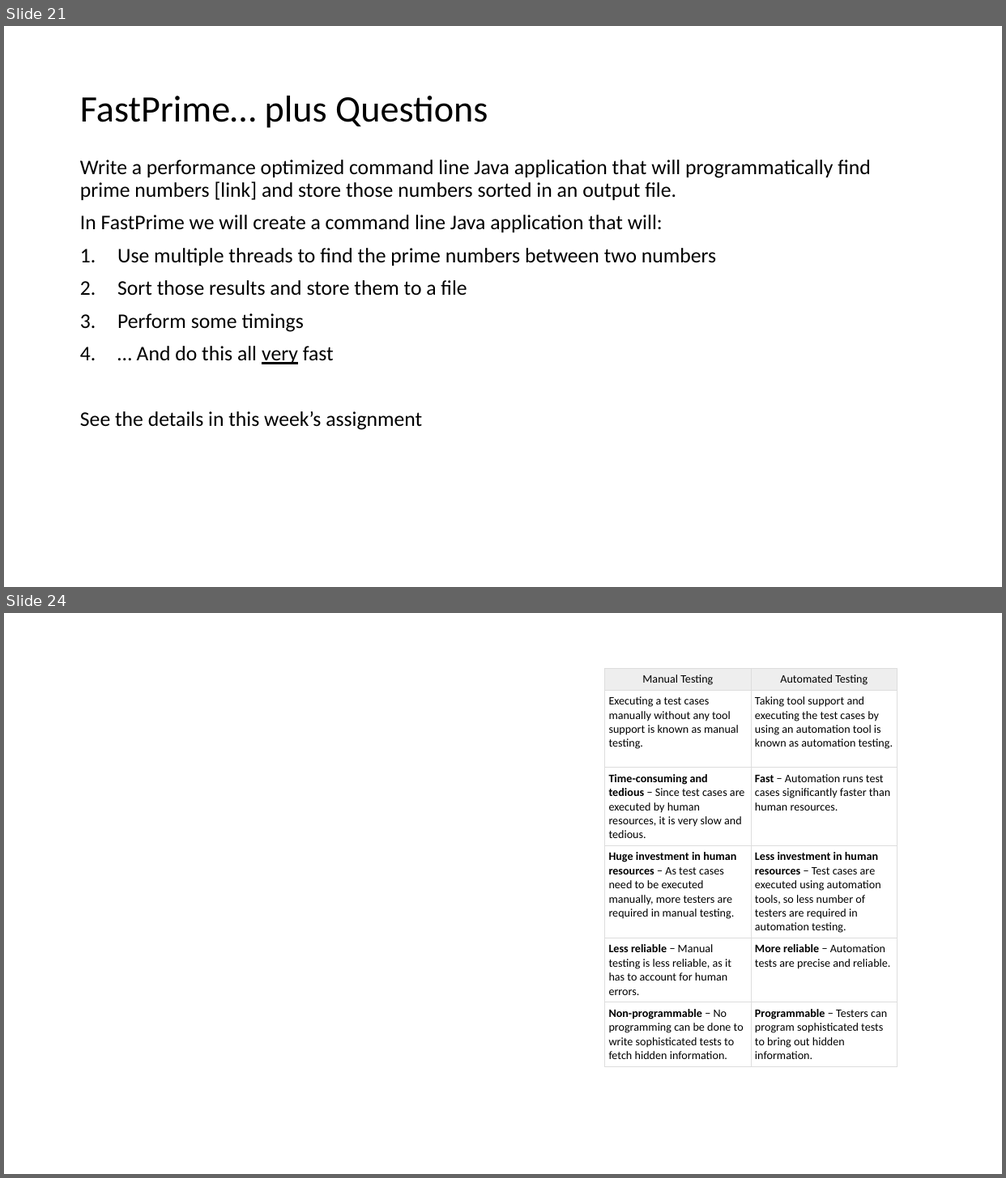
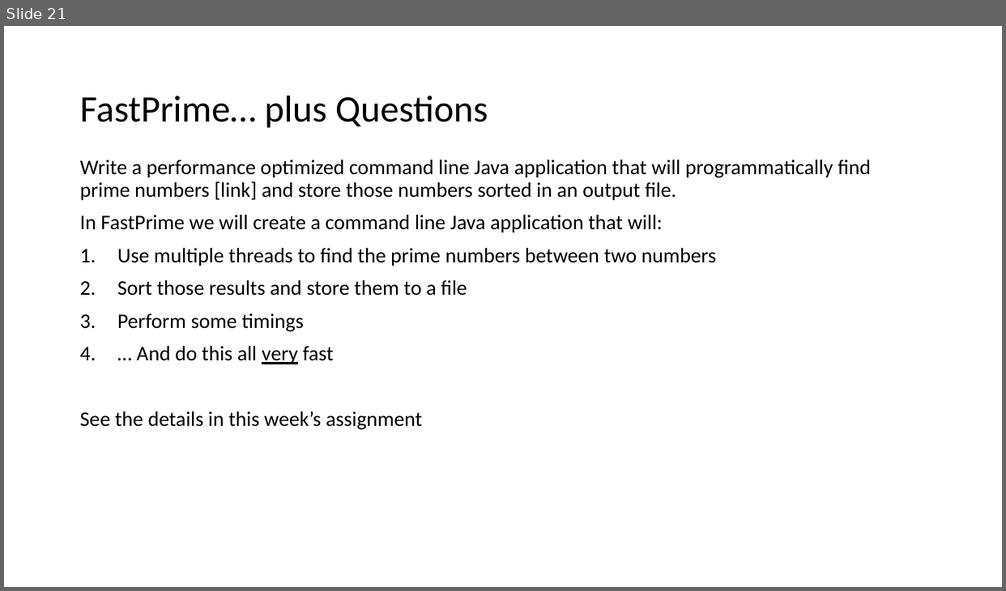
Before and after one commit to EricJPogue/www-epogue-info, a slide deck: CPSC-24500/Week05/2017SpringW05Slides.pptx. Shown one above the other, each under a label of ours: slides 21 and 24 before the commit, slide 21 after it; the slides between them are not shown. The pictures are 1006x1178 and 1006x591 pixels, drawn with LibreOffice and Linux fonts; fonts in the diff are those of the drawing. Boxes give left, top, right and bottom in pixels: in the first picture for what was removed or moved away, otherwise in the second. Text is boxed around its words. In the diff, an @@ line names an element or a change of style, - is before the commit and + after.

```diff
--- a/CPSC-24500/Week05/2017SpringW05Slides.pptx
+++ b/CPSC-24500/Week05/2017SpringW05Slides.pptx
@@ slide 24 removed at (4, 613, 1002, 1174), background #FFFFFF @@
@@ table removed at (605, 668, 897, 1063), 6 rows, 2 columns @@
-Manual Testing | Automated Testing
-Executing a test cases manually without any tool support is known as manual testing. | Taking tool support and executing the test cases by using an automation tool is known as automation testing.
-Time-consuming and tedious − Since test cases are executed by human resources, it is very slow and tedious. | Fast − Automation runs test cases significantly faster than human resources.
-Huge investment in human resources − As test cases need to be executed manually, more testers are required in manual testing. | Less investment in human resources − Test cases are executed using automation tools, so less number of testers are required in automation testing.
-Less reliable − Manual testing is less reliable, as it has to account for human errors. | More reliable − Automation tests are precise and reliable.
-Non-programmable − No programming can be done to write sophisticated tests to fetch hidden information. | Programmable − Testers can program sophisticated tests to bring out hidden information.
```
Also in this commit, not shown: 2 slides changed, 17 slides added, 1 other slide removed, 1 other file.
